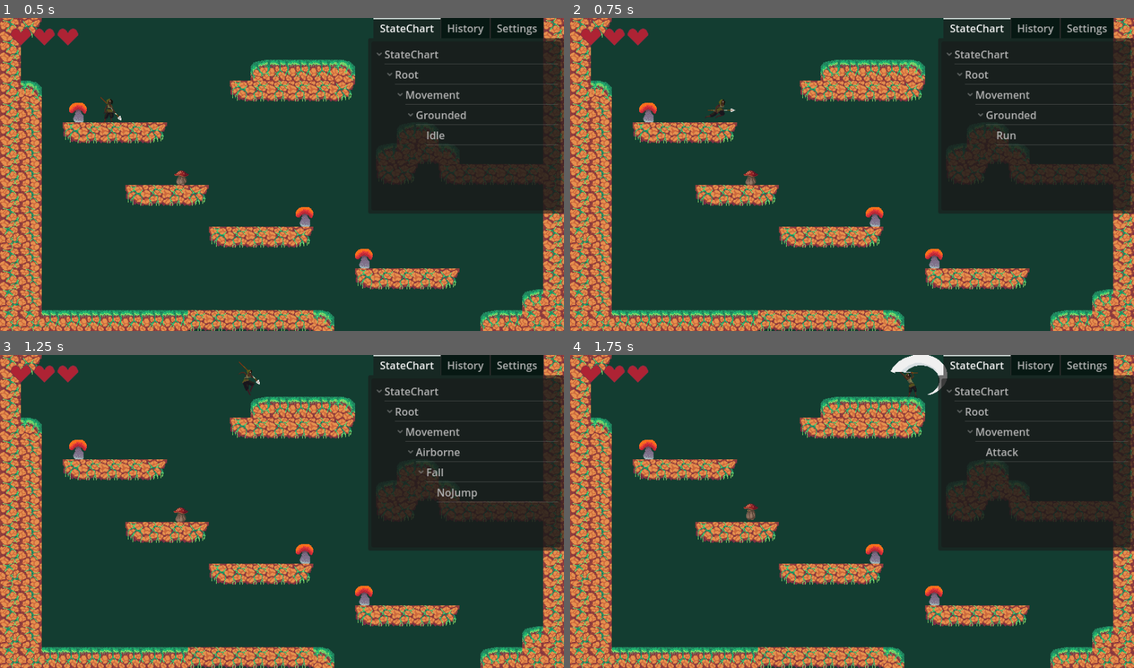
Above: before the commit, frames 1-4 (two rows, left to right).
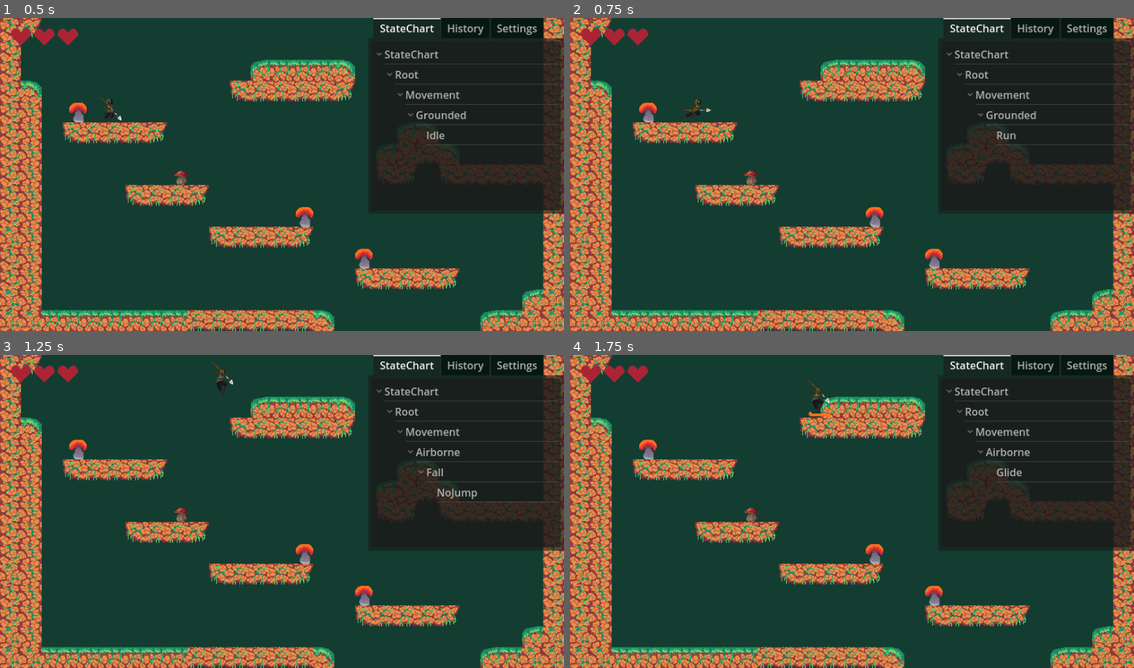
Above: after the commit, the same moments.

Repository: lemilonkh/GameOff23
Game: Godot game, scene res://scenes/main.tscn
Two runs of this game, one before a commit and one after it. Both use one fixed random seed, a clock stepped at 60 frames per second and the inputs below.
Inputs:
- Up to frame 1 (0.5 s): no input
- Up to frame 2 (0.75 s): tap Enter at 0.5 s; hold Right (move_right) from 0.53 s (still down); hold J (glide) from 0.53 s (still down)
- Up to frame 3 (1.25 s): keep holding Right (move_right); keep holding J (glide); tap Space (jump) at 0.77 s
- Up to frame 4 (1.75 s): keep holding Right (move_right); release J (glide) at 1.28 s; tap K (attack) at 1.35 s; tap Space (jump) at 1.52 s; tap J (glide) at 1.55 s

Frame 1 is identical in both runs. In frame 2, 0.2% of the frame differs, in the area x 19-34%, y 25-54%; in frame 3, 0.3%; in frame 4, 0.9%, in the area x 30-82%, y 0-54%.

Commit message:
Implement player acceleration

Diff:
--- a/scenes/player.tscn
+++ b/scenes/player.tscn
@@ -370,6 +370,7 @@
 texture = ExtResource("10_5rr2n")
 
 [node name="StateChartDebugger" parent="CanvasLayer" instance=ExtResource("15_1q7el")]
+visible = false
 custom_minimum_size = Vector2(300, 300)
 anchors_preset = 1
 anchor_left = 1.0
@@ -440,6 +441,11 @@
 script = ExtResource("2_qoktu")
 initial_state = NodePath("Fall")
 
+[node name="OnGrounded" type="Node" parent="StateChart/Root/Movement/Airborne"]
+script = ExtResource("12_1ugos")
+to = NodePath("../../Grounded")
+event = &"grounded"
+
 [node name="Jump" type="Node" parent="StateChart/Root/Movement/Airborne"]
 script = ExtResource("3_q6skx")
 
@@ -461,11 +467,6 @@
 script = ExtResource("12_1ugos")
 to = NodePath("../../Glide")
 event = &"glide"
-
-[node name="OnGrounded" type="Node" parent="StateChart/Root/Movement/Airborne/Fall"]
-script = ExtResource("12_1ugos")
-to = NodePath("../../../Grounded")
-event = &"grounded"
 
 [node name="CanJump" type="Node" parent="StateChart/Root/Movement/Airborne/Fall"]
 script = ExtResource("3_q6skx")
--- a/scripts/player.gd
+++ b/scripts/player.gd
@@ -8,10 +8,12 @@
 @export_category("Movement")
 ## Default movement speed
 @export_range(0, 1000) var default_speed := 300.0
+## Default movement acceleration (speed change per second)
+@export_range(0, 2000) var default_acceleration := 800.0
+## Default movement deceleration (speed change per second when breaking)
+@export_range(0, 2000) var default_deceleration := 1000.0
 ## How far up a jump goes
 @export_range(0, 1000) var jump_velocity := 430.0
-## Percent of previous velocity that remains each frame during normal movement
-@export_range(0, 1) var default_inertia := 0.1
 ## Duration of initial drop for glide in seconds
 @export_range(0, 2) var glide_drop_duration := 0.2
 ## How much you drop at the start of the glide
@@ -20,8 +22,8 @@
 @export_range(0, 1) var glide_gravity_factor := 0.05
 ## Factor of increase of the current speed when starting a glide
 @export_range(0, 5) var glide_speed_factor := 1.5
-## Percent of previous velocity that remains each frame during glide
-@export_range(0, 1) var glide_inertia := 0.94
+## Speed change per second during gliding
+@export_range(0, 1000) var glide_acceleration := 50.0
 ## How much the player is knocked back when taking damage
 @export_range(0, 1000) var default_knockback := 20.0
 
@@ -42,7 +44,7 @@
 
 var speed := default_speed
 var gravity_factor := 1.0
-var inertia := default_inertia
+var acceleration := default_acceleration
 var gravity_tween: Tween
 
 func take_hit(amount: float, attacker: Node2D = null, direction: Vector2 = Vector2.ZERO, knockback_force: float = default_knockback) -> void:
@@ -74,10 +76,16 @@
 	# Get the input direction and handle the movement/deceleration.
 	var direction := Input.get_axis("move_left", "move_right")
 	if direction:
-		velocity.x = lerp(direction * speed, velocity.x, inertia)
+		velocity.x += direction * default_deceleration * delta
+		if abs(velocity.x) > default_speed:
+			# TODO gradually decrease for bouncy/ knockback?
+			velocity.x = signf(velocity.x) * default_speed
 	else:
-		velocity.x = lerp(0.0, velocity.x, inertia)
-		#velocity.x = move_toward(velocity.x, 0, speed)
+		var change := -signf(velocity.x) * acceleration * delta
+		if absf(change) > absf(velocity.x):
+			velocity.x = 0
+		else:
+			velocity.x += change
 
 	if signf(velocity.x) != 0:
 		sprite.flip_h = velocity.x < 0
@@ -130,7 +138,7 @@
 	if velocity.y < 0:
 		velocity.y = 0
 	velocity.x *= glide_speed_factor
-	inertia = glide_inertia
+	acceleration = glide_acceleration
 	gravity_factor = glide_initial_gravity_factor
 	gravity_tween = create_tween().set_trans(Tween.TRANS_EXPO)
 	gravity_tween.tween_property(self, "gravity_factor", glide_gravity_factor, glide_drop_duration)
@@ -138,7 +146,7 @@
 func _on_glide_state_exited() -> void:
 	gravity_tween.kill()
 	gravity_factor = 1.0
-	inertia = default_inertia
+	acceleration = default_acceleration
 
 func _on_death_state_entered() -> void:
 	print("death")
